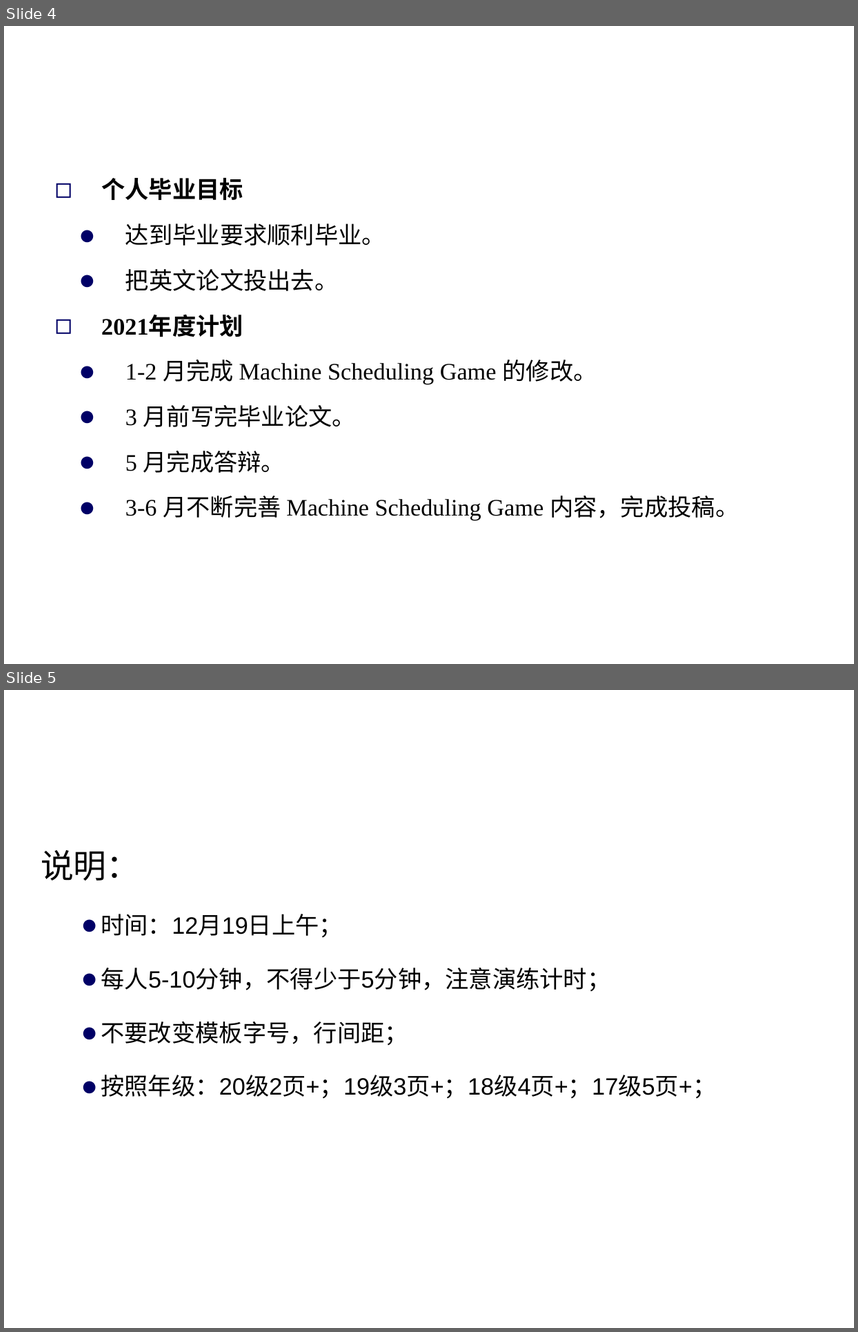
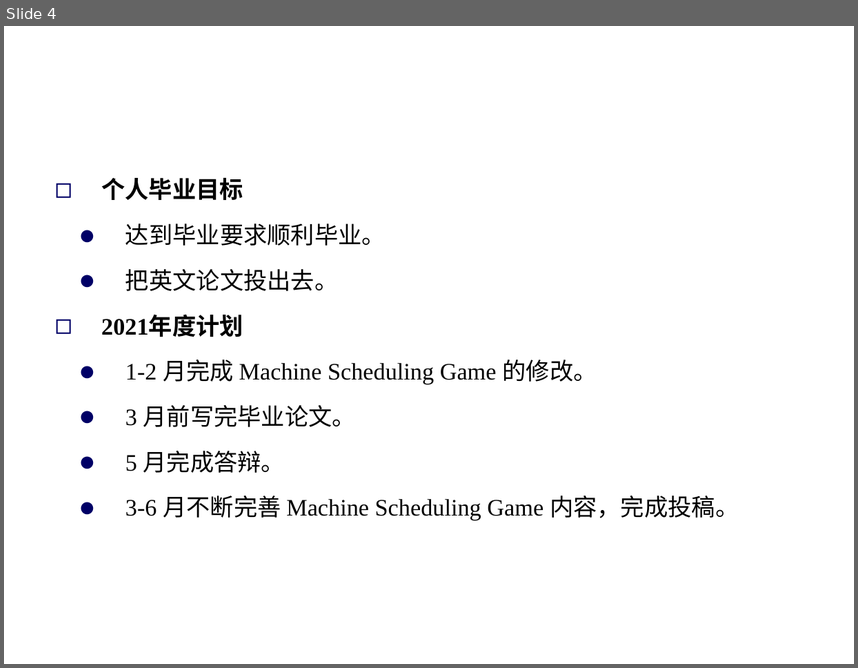
Before and after one commit to Dis-count/Writing, a slide deck: 2020年度总结lzk.ppt. Shown one above the other, each under a label of ours: slides 4 and 5 before the commit, slide 4 after it. The pictures are 858x1332 and 858x668 pixels, drawn with LibreOffice and Linux fonts; fonts in the diff are those of the drawing; background and template pictures are left out. Boxes give left, top, right and bottom in pixels: in the first picture for what was removed or moved away, otherwise in the second. Text is boxed around its words. In the diff, an @@ line names an element or a change of style, - is before the commit and + after.

```diff
--- a/2020年度总结lzk.ppt
+++ b/2020年度总结lzk.ppt
@@ slide 5 removed at [4, 690, 854, 1328], background picture (left out) @@
@@ text removed at [41, 850, 716, 1098] @@
-    说明：
-    ● 时间：12月19日上午；
-    ● 每人5-10分钟，不得少于5分钟，注意演练计时；
-    ● 不要改变模板字号，行间距；
-    ● 按照年级：20级2页+；19级3页+；18级4页+；17级5页+；
```
Also in this commit, not shown: 2 slides changed, 4 other slides removed, 2 other files.
